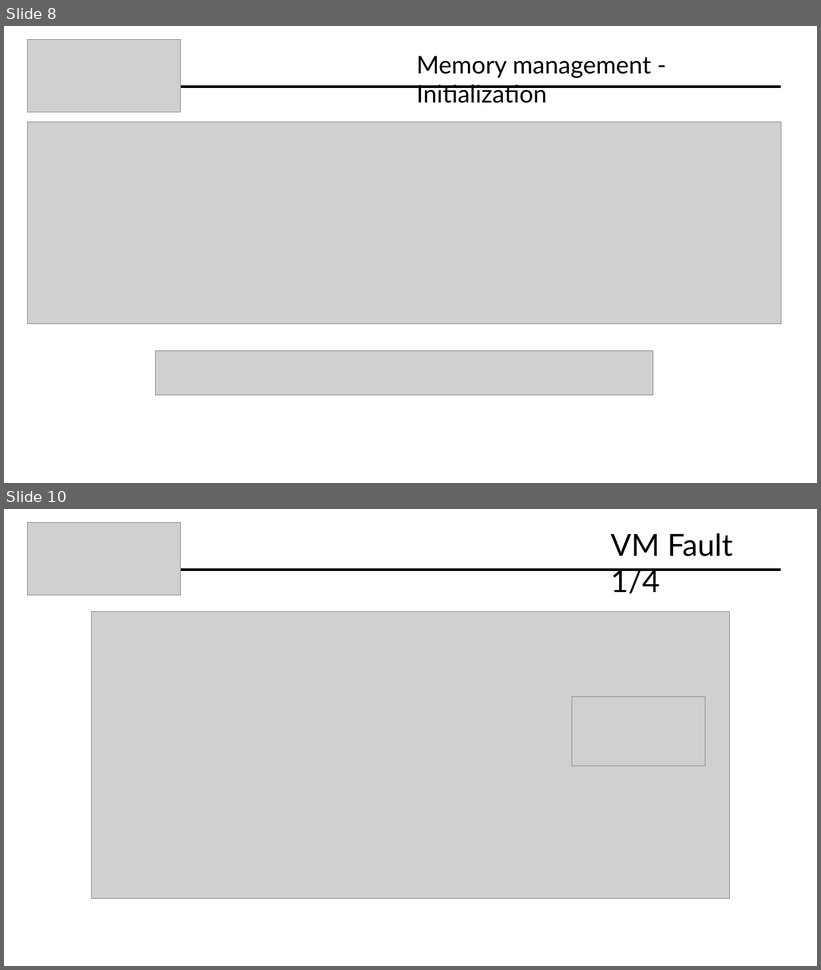
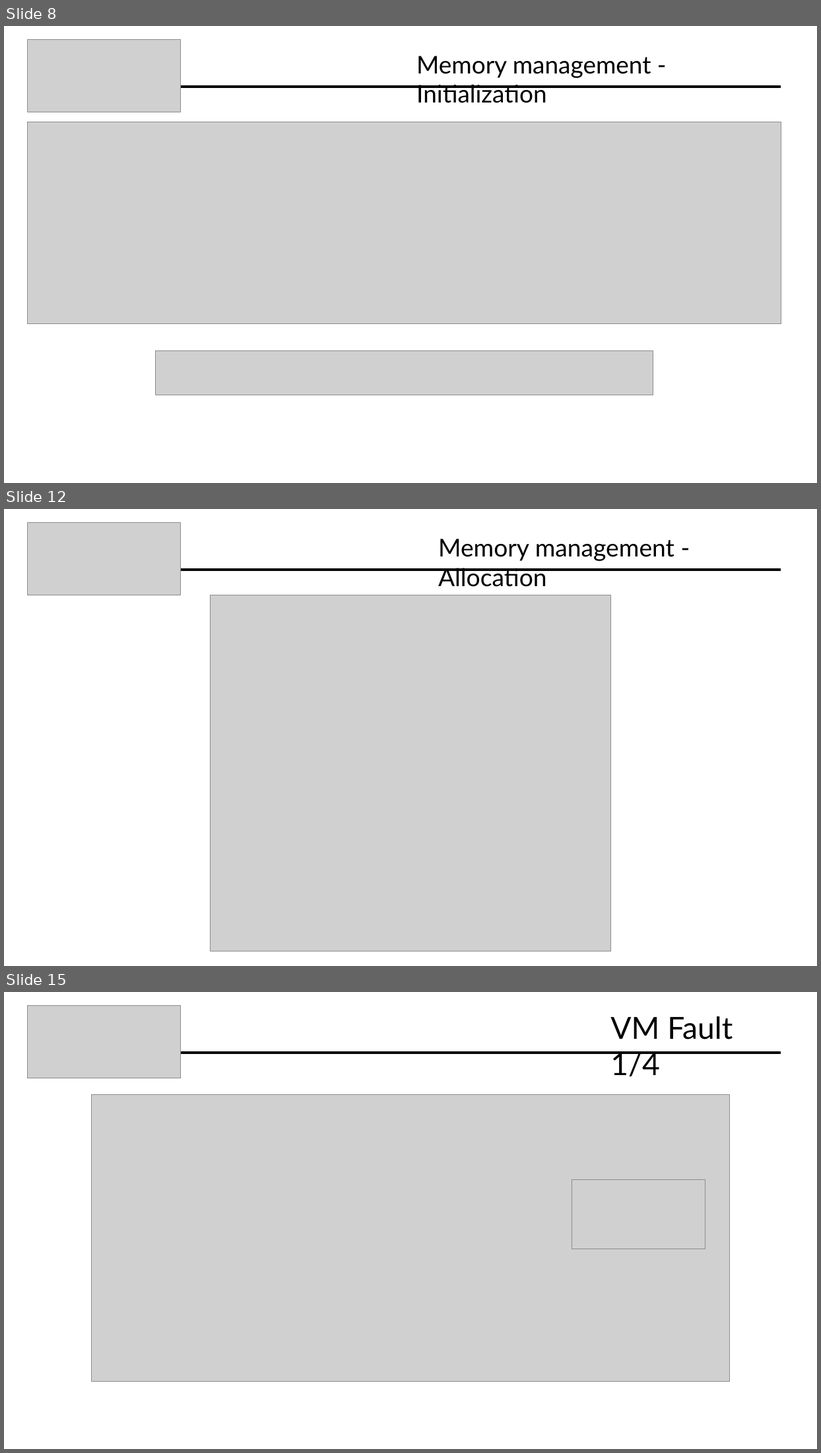
Before and after one commit to Davide619/OS161, a slide deck: Presentazione Progetto OS161.pptx. Shown one above the other, each under a label of ours: slides 8 and 10 before the commit, slides 8, 12 and 15 after it; the slides between them are not shown. The pictures are 821x970 and 821x1453 pixels, drawn with LibreOffice and Linux fonts; fonts in the diff are those of the drawing; grey boxes stand for pictures. Boxes give left, top, right and bottom in pixels: in the first picture for what was removed or moved away, otherwise in the second. Text is boxed around its words. In the diff, an @@ line names an element or a change of style, - is before the commit and + after.

```diff
--- a/Presentazione Progetto OS161.pptx
+++ b/Presentazione Progetto OS161.pptx
@@ slide 12 added at bbox=[4, 509, 817, 966], background #FFFFFF @@
@@ picture added at bbox=[28, 522, 181, 594] @@
@@ title added at bbox=[438, 539, 675, 587], 29 pt, text #000000 @@
+Memory management - Allocation
@@ line added from (181, 570) to (781, 570), #000000 3 pt @@
@@ picture added at bbox=[210, 595, 611, 952] @@
@@ what was slide 10 is now slide 15 @@
```
Also in this commit, not shown: 2 slides changed, 4 other slides added, 1 other file.
